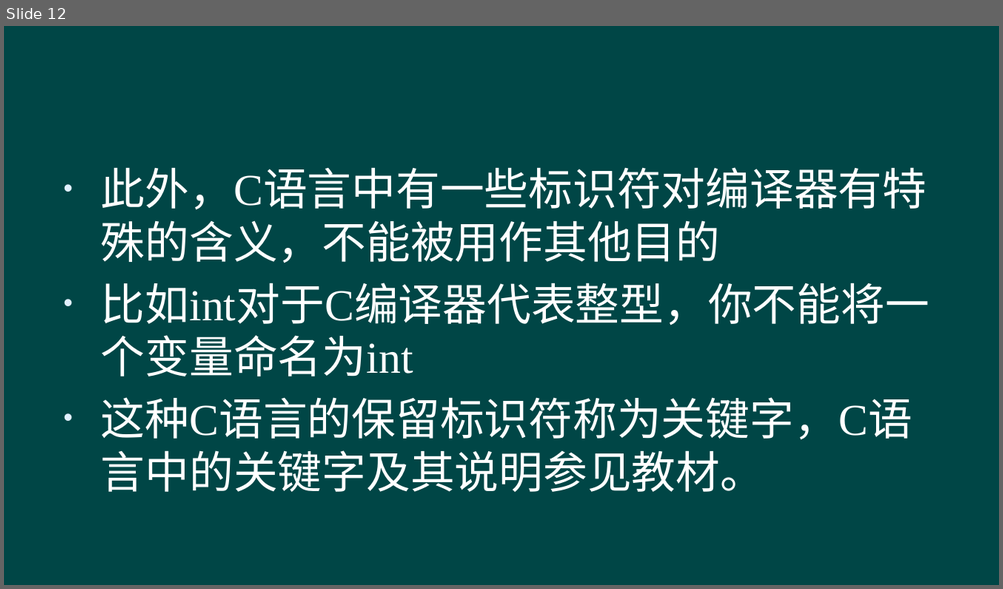
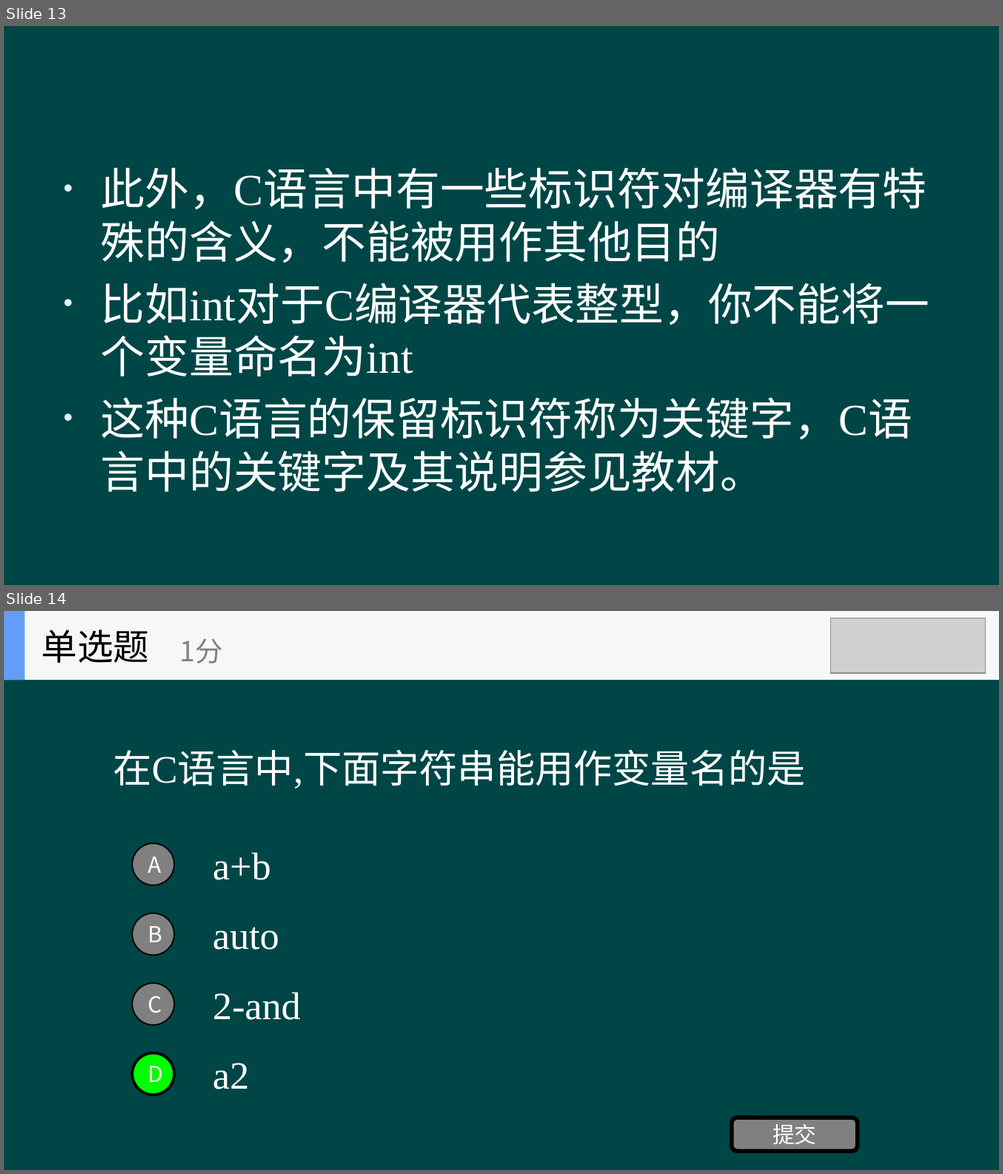
Before and after one commit to hanhonglei/Course_BasicGameProgramming, a slide deck: 第2章 变量和基本类型/第2章 变量和基本类型.pptx. Shown one above the other, each under a label of ours: slide 12 before the commit, slides 13 and 14 after it. The pictures are 1003x589 and 1003x1174 pixels, drawn with LibreOffice and Linux fonts; fonts in the diff are those of the drawing; grey boxes stand for pictures; background and template pictures are left out. Boxes give left, top, right and bottom in pixels: in the first picture for what was removed or moved away, otherwise in the second. Text is boxed around its words. In the diff, an @@ line names an element or a change of style, - is before the commit and + after.

```diff
--- a/第2章 变量和基本类型/第2章 变量和基本类型.pptx
+++ b/第2章 变量和基本类型/第2章 变量和基本类型.pptx
@@ slide 14 added at box(4, 611, 999, 1170), background #004646 @@
@@ picture added at box(831, 618, 986, 674) @@
@@ group added at box(4, 611, 999, 680): 2 rectangles, 2 texts @@
+单选题
+1分
@@ text added at box(114, 749, 805, 789), 28 pt, text #FFFFFF @@
+在C语言中,下面字符串能用作变量名的是
@@ ellipse added at box(132, 843, 174, 886), fill #808080, outline #000000 1 pt, 16 pt, text #FFFFFF @@
+A
@@ text added at box(213, 852, 271, 880), 28 pt, text #FFFFFF @@
+a+b
@@ ellipse added at box(132, 914, 174, 955), fill #808080, outline #000000 1 pt, 16 pt, text #FFFFFF @@
+B
@@ text added at box(213, 927, 279, 950), 28 pt, text #FFFFFF @@
+auto
@@ ellipse added at box(132, 983, 174, 1025), fill #808080, outline #000000 1 pt, 16 pt, text #FFFFFF @@
+C
@@ text added at box(213, 992, 301, 1020), 28 pt, text #FFFFFF @@
+2-and
@@ ellipse added at box(132, 1054, 174, 1096), fill #00FF00, outline #000000 2 pt, 16 pt, text #FFFFFF @@
+D
@@ text added at box(213, 1063, 249, 1090), 28 pt, text #FFFFFF @@
+a2
@@ rounded rectangle added at box(731, 1118, 857, 1152), fill #808080, outline #000000 3 pt, 16 pt, text #FFFFFF @@
+提交
@@ what was slide 12 is now slide 13 @@
```
Also in this commit, not shown: 1 slide changed, 4 other slides added, 1 slide removed, 1 other file.
